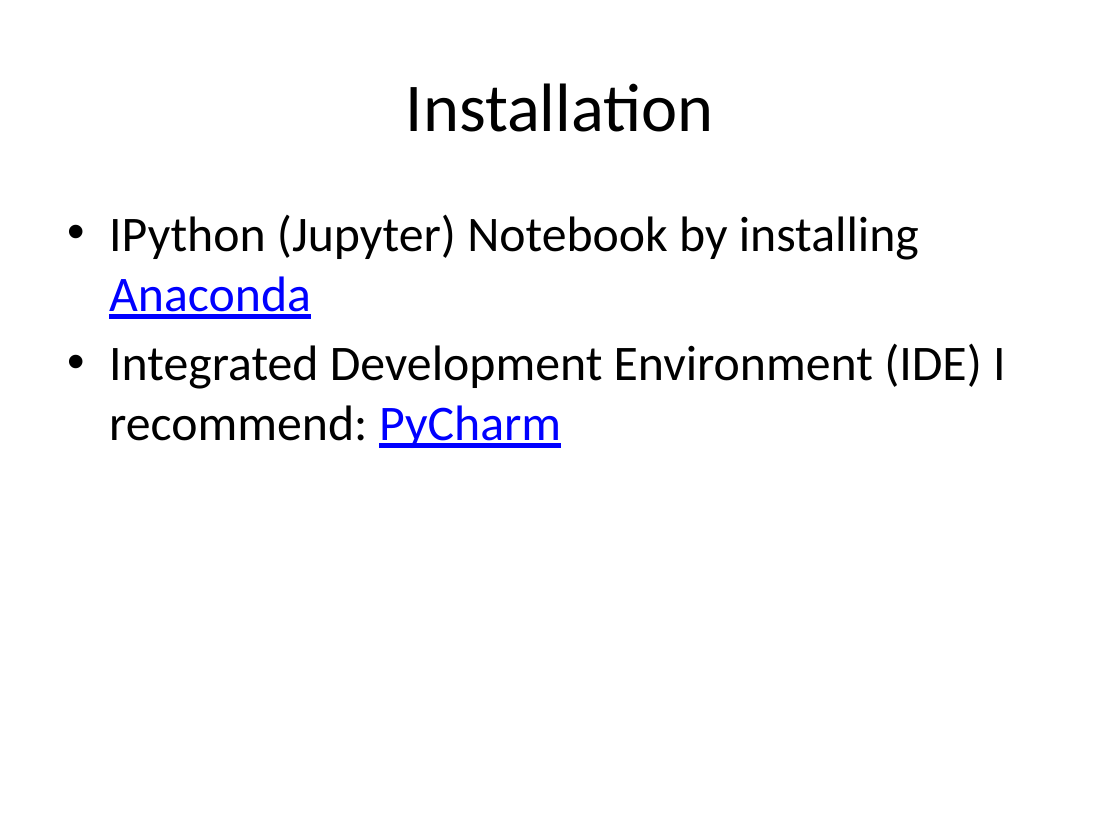
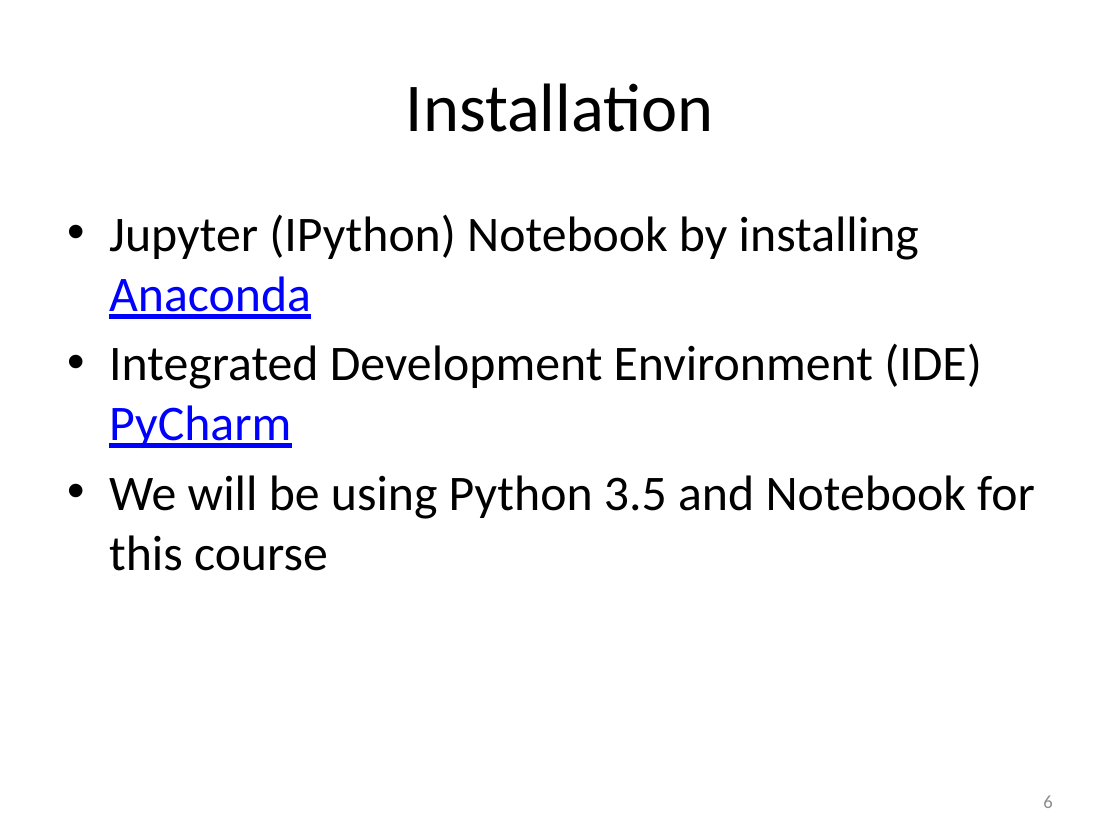
Before and after one commit to cniedotus/Python_scrape, a slide deck: slide 6 of Python Tutorial.pptx (slide 5 before the commit). Drawn at 1120x840 pixels with LibreOffice and Linux fonts; fonts in the diff are those of the drawing. Boxes give left, top, right and bottom in pixels: in the first picture for what was removed or moved away, otherwise in the second. Text is boxed around its words. In the diff, an @@ line names an element or a change of style, - is before the commit and + after.

```diff
--- a/Python Tutorial.pptx
+++ b/Python Tutorial.pptx
@@ text at <box>109,214,1035,571</box>: text changed @@
-• IPython (Jupyter) Notebook by installing Anaconda
-• Integrated Development Environment (IDE) I recommend: PyCharm
+• Jupyter (IPython) Notebook by installing Anaconda
+• Integrated Development Environment (IDE) PyCharm
+• We will be using Python 3.5 and Notebook for this course
@@ page number added at <box>1043,795,1052,808</box>, 12 pt, text #8C8C8C @@
+6
```
Also in this commit, not shown: 24 other slides changed, 4 slides added, 6 slides removed, 4 other files.
